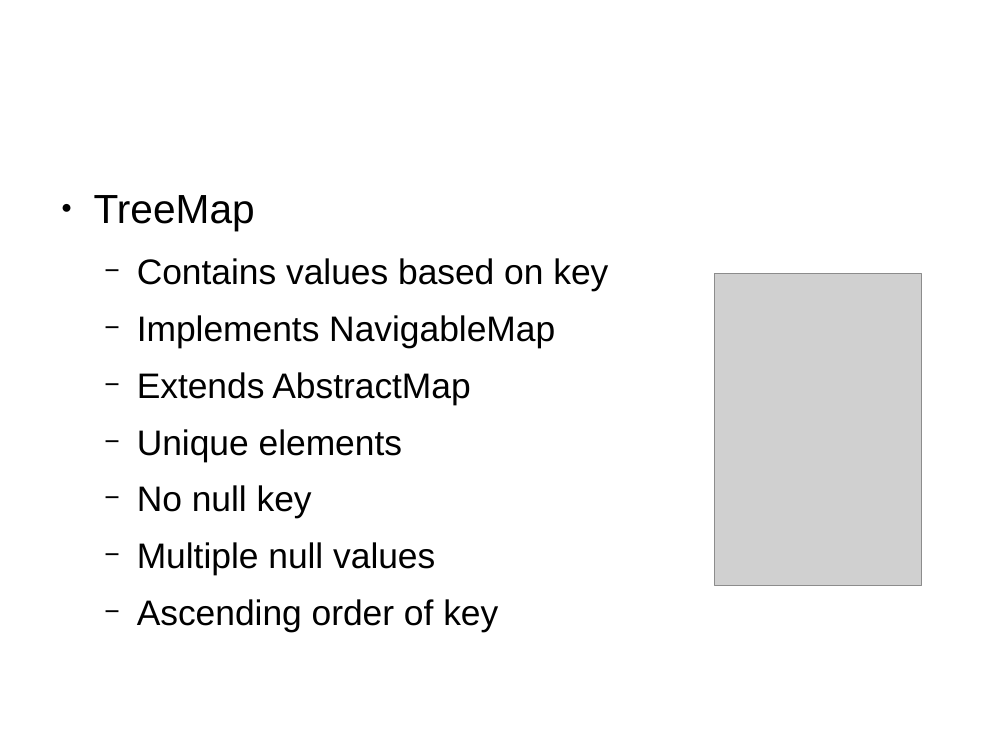
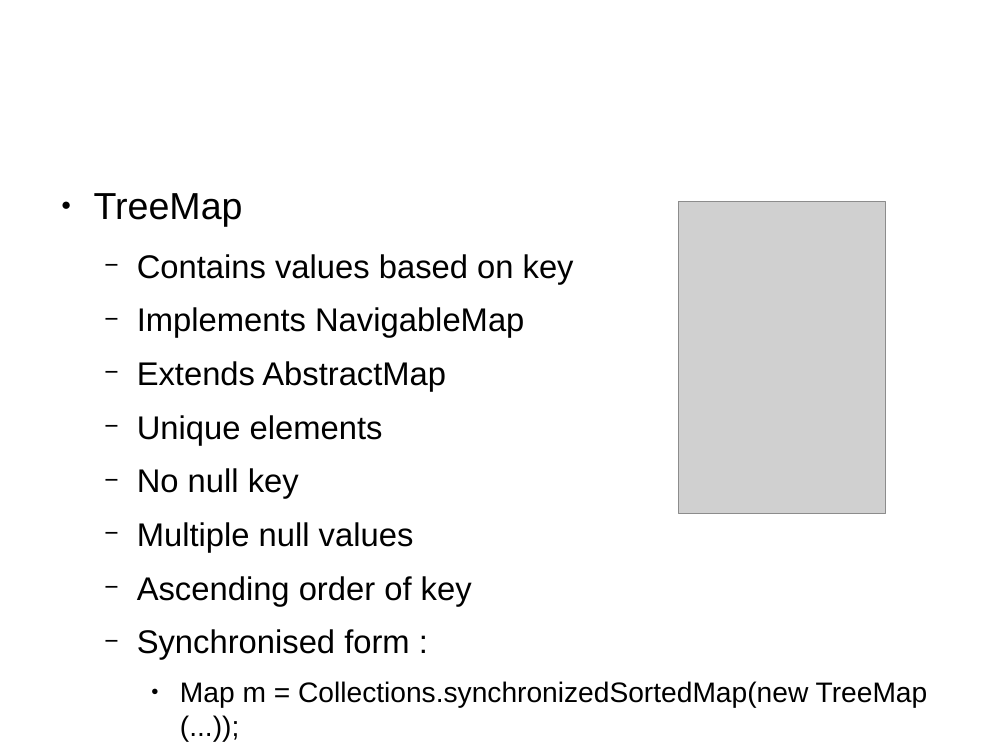
Before and after one commit to shikha-desai/Internship_PreWork, a slide deck: slide 43 of Java/Java_Notes.odp (slide 41 before the commit). Drawn at 1008x756 pixels with LibreOffice and Linux fonts; fonts in the diff are those of the drawing; grey boxes stand for pictures; background and template pictures are left out. Boxes give left, top, right and bottom in pixels: in the first picture for what was removed or moved away, otherwise in the second. Text is boxed around its words. In the diff, an @@ line names an element or a change of style, - is before the commit and + after.

Commit message:
Updated collections in java

```diff
--- a/Java/Java_Notes.odp
+++ b/Java/Java_Notes.odp
@@ text at (x1=94, y1=193, x2=574, y2=606): size 32 to 29.6 pt in "TreeMap"; size 27.9 to 25.8 pt in "Contains values based on key", "Implements NavigableMap", "Extends AbstractMap", "Unique elements" and 3 more places @@
@@ picture moved from (x1=715, y1=273, x2=922, y2=586) to (x1=680, y1=201, x2=886, y2=514) @@
@@ text at (x1=137, y1=629, x2=928, y2=707): paragraphs added @@
+  − Synchronised form :
+    ● Map m = Collections.synchronizedSortedMap(new TreeMap (...));
```
Also in this commit, not shown: 2 other slides changed, 12 slides added, 3 other files.
